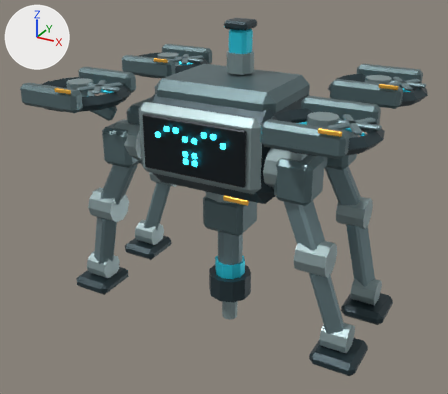
An edit to the glTF model assets/isao-birudoron/isao_birudoron_lod1.glb, drawn before and after from the same camera.
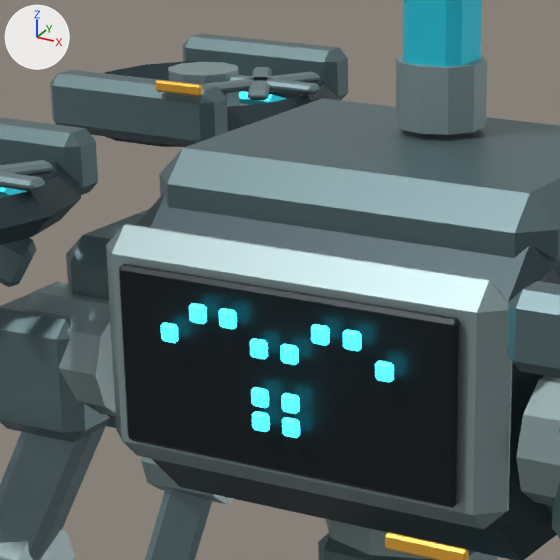
Each version is shown whole from a camera (50 mm lens) standing at (1.443, -2.695, 2.094) and looking at (-0.014, -0.044, 0.769), then close up on the part from 24% to 62% of the width and 9% to 52% of the height. Arrows for +X, +Y and +Z are at upper left; the lights stay in place. The older version's two pictures come first. Where no turn or scale is listed for an object, it has been applied to the vertices.

Objects in the first close-up: 'BODY_PITCH_MESH_palette', 'FACE_NEUTRAL_MESH_CYAN', 'LEG_FL_HIP_MESH_palette', 'LEG_FR_HIP_MESH_palette', 'LEG_RL_KNEE_MESH_palette', 'ROTOR_FL_MOUNT_MESH_palette', 'ROTOR_FL_SPIN_MESH_palette', 'ROTOR_FR_MOUNT_MESH_palette', 'ROTOR_RL_MOUNT_MESH_palette', 'ROTOR_RL_SPIN_MESH_palette', 'SENSOR_MAST_MESH_palette', 'TOOL_NOZZLE_YAW_MESH_palette' and 2 more.
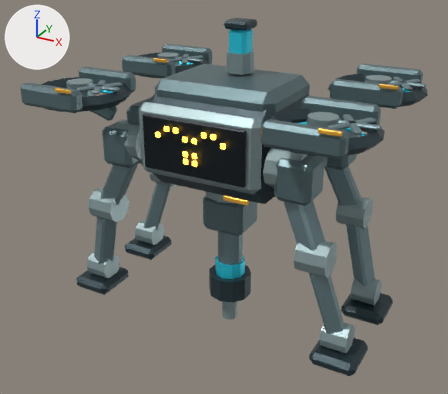
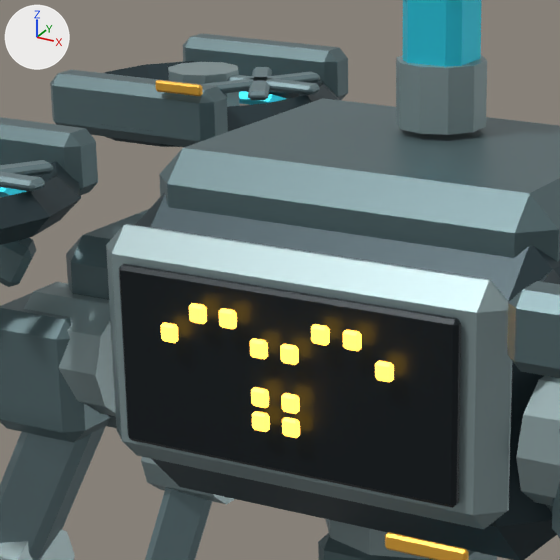
What differs and where, as boxes [x1, y1, x2, y2] in the close-ups (560 x 560 px):
'FACE_NEUTRAL_MESH_CYAN', recoloured
    both: [161, 303, 394, 438]

Edits to the bpy script that builds the scene:
```text
Change me_cube_154:
    where me_cube_154.from_pydata(...)  # 288 vertices, 528 faces; spans x -0.063..0.314, y -0.006..0.006, z -0.158..0.014
    remove me_cube_154.materials.append(mat_isao_cyan_lod1)  # cyan #30ddf6, glowing cyan #33e5ff
    add me_cube_154.materials.append(mat_isao_amber_lod1)  # orange #f8b842, glowing orange #ffbd44
```
